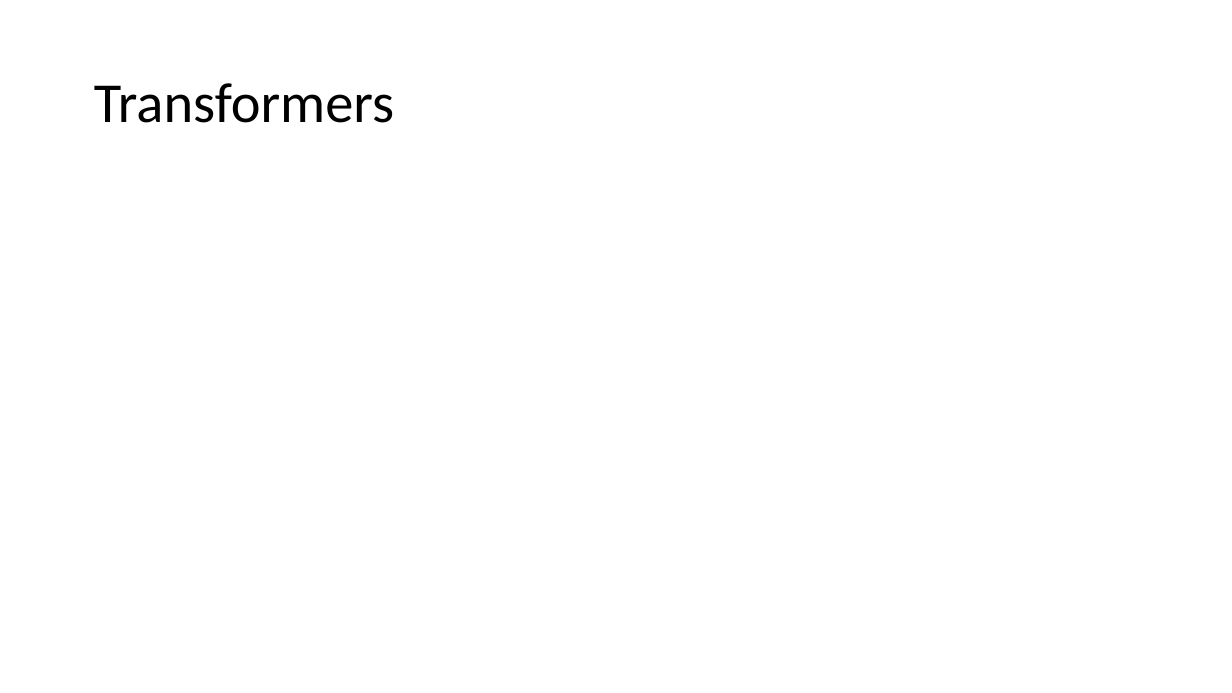
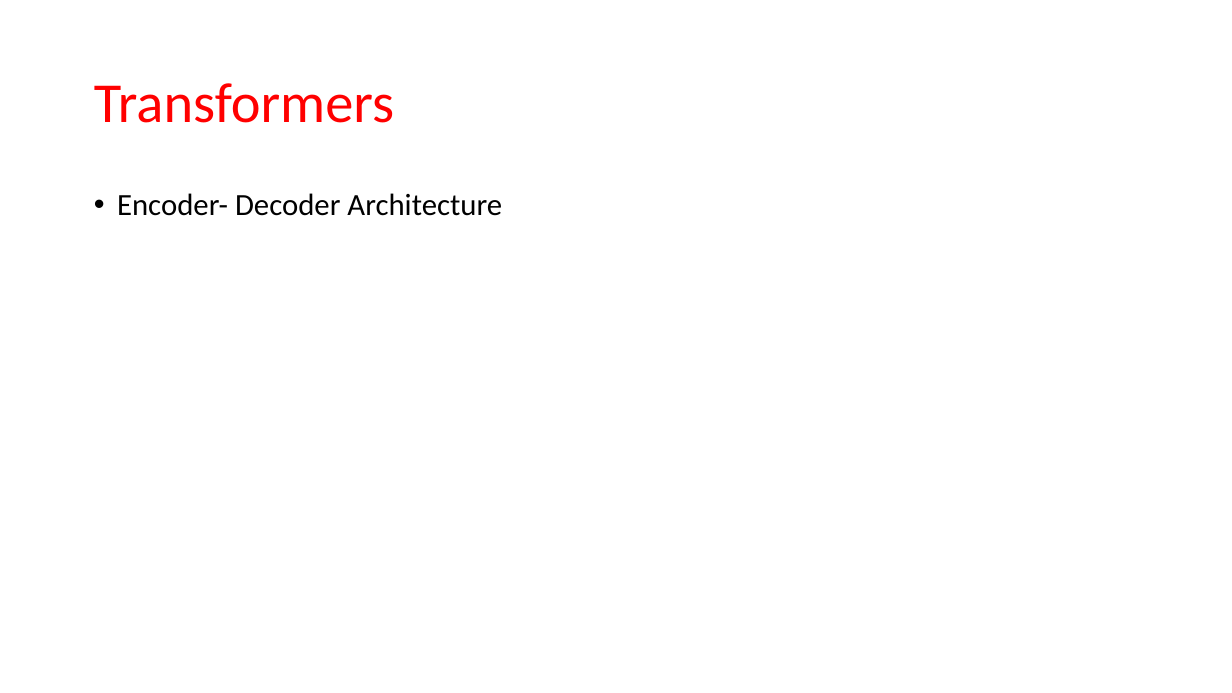
Before and after one commit to JeetendraJoshi/final_year_project, a slide deck: slide 9 of FYP Presentation.pptx. Drawn at 1232x693 pixels with LibreOffice and Linux fonts; fonts in the diff are those of the drawing. Boxes give left, top, right and bottom in pixels: in the first picture for what was removed or moved away, otherwise in the second. Text is boxed around its words. In the diff, an @@ line names an element or a change of style, - is before the commit and + after.

```diff
--- a/FYP Presentation.pptx
+++ b/FYP Presentation.pptx
@@ title "Transformers" at bbox=[94, 83, 394, 123]: text colour #000000 to #FF0000 @@
@@ text added at bbox=[117, 193, 502, 216], 24 pt, text #000000 @@
+• Encoder- Decoder Architecture
```
Also in this commit, not shown: 7 other slides changed, 1 other file.
